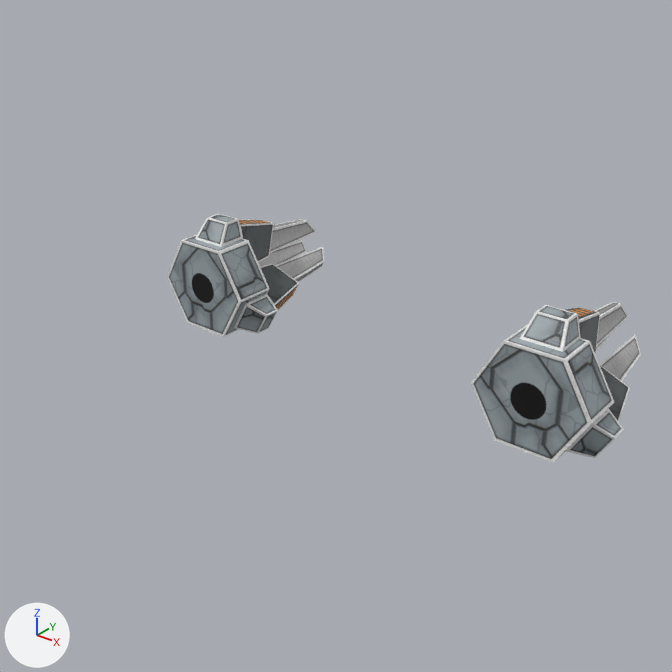
What one commit did to the Blender file _temporary/anddem/anddem.blend.
Camera for both pictures: a 50 mm lens placed at (4.11, -4.64, 5.01), pointed at (0.18, 0.28, 1.96). Every picture has the same lights, and +X, +Y and +Z are marked at lower left. The first picture is the older version.

In view in the first picture: 'lflamegun', 'rflamegun'.
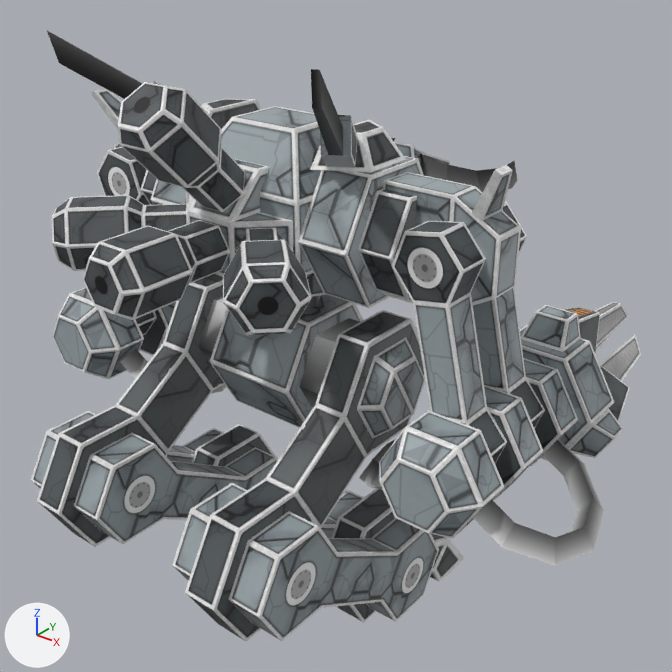
The edits, one by one:
Object 'rleg' (ob_rleg) is now shown.
Object 'rfoot' (ob_rfoot) is now shown.
Object 'spikes' (ob_spikes) is now shown.
Object 'rtubes' (ob_rtubes) is now shown.
Object 'ltubes' (ob_ltubes) is now shown.
Object 'lleg' (ob_lleg) is now shown.
Object 'lfoot' (ob_lfoot) is now shown.
Object 'horns' (ob_horns) is now shown.
Object 'head' (ob_head) is now shown.
Object 'lloarm' (ob_lloarm) is now shown.
Object 'rloarm' (ob_rloarm) is now shown.
Object 'lthigh' (ob_lthigh) is now shown.
Object 'rthigh' (ob_rthigh) is now shown.
Object 'pelvis' (ob_pelvis) is now shown.
Object 'luparm' (ob_luparm) is now shown.
Object 'ruparm' (ob_ruparm) is now shown.
Object 'shoulders' (ob_shoulders) is now shown.
Object 'torso' (ob_torso) is now shown.
Object 'spines' (ob_spines) is now shown.
Object 'pack' (ob_pack) is now shown.

Pixel boxes (x1, y1, x2, y2) of what changed, in the pictures (672 x 672 px):
'pack', shown
    after: (52, 82, 312, 335)
'lthigh', shown
    after: (185, 310, 425, 642)
'lleg', shown
    after: (172, 483, 439, 641)
'luparm', shown
    after: (392, 202, 545, 464)
'torso', shown
    after: (150, 106, 424, 308)
'lloarm', shown
    after: (379, 358, 578, 539)
'rthigh', shown
    after: (37, 274, 227, 547)
'rleg', shown
    after: (31, 410, 278, 544)
'shoulders', shown
    after: (114, 142, 521, 305)
'pelvis', shown
    after: (210, 294, 363, 428)
'spines', shown
    after: (47, 31, 406, 172)
'ltubes', shown
    after: (359, 438, 604, 566)
'rloarm', shown
    after: (52, 287, 176, 379)
'lfoot', shown
    after: (332, 488, 464, 623)
'ruparm', shown
    after: (97, 147, 157, 335)
'rfoot', shown
    after: (192, 424, 276, 467)
'spikes', shown
    after: (91, 89, 513, 221)
'horns', shown
    after: (391, 138, 517, 193)
'rtubes', shown
    after: (120, 349, 226, 393)
'head', shown
    after: (394, 142, 450, 165)
'rflamegun', unchanged, covered by the edit
    before: (167, 214, 324, 337)
